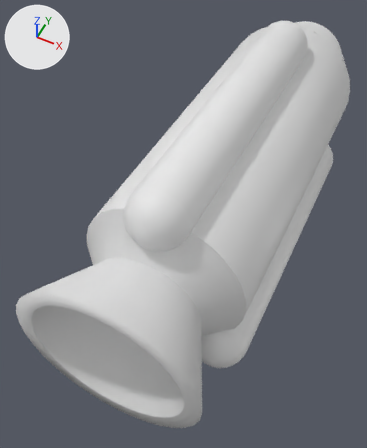
What one commit did to the Blender file 01-Models/pk-Rakete.blend.
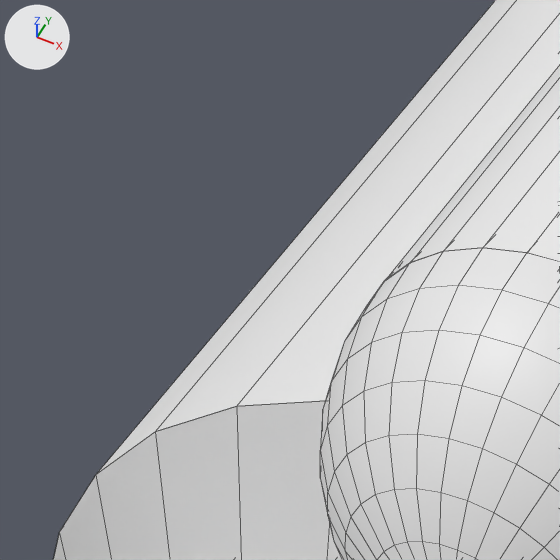
The first picture shows the older version from a 50 mm camera at (1.71, -4.68, 6.69) aimed at (-0.33, -0.61, 1.6). The close-ups show both versions on the part from 22% to 43% of the width and 34% to 51% of the height of that picture. The lights are fixed; the arrows at upper left show +X, +Y and +Z. The close-ups show mesh edges as thin lines. Materials are left out; every surface is plain grey.
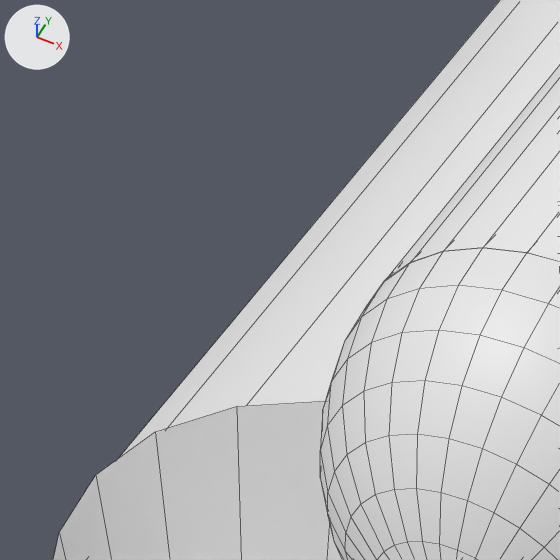
Edits to the bpy script that builds the scene:
```text
Change ob_cylinder:
    ob_cylinder.rotation_euler: (-1.576, 0.0, 0.0) -> (-1.576, 0.785, 0.0)  # degrees (-90, 0, 0) -> degrees (-90, 45, 0)
```

Pixel boxes [x1, y1, x2, y2] of what changed, in the close-ups (560 x 560 px):
'Cylinder', turned
    before: [97, 0, 560, 474]
    after: [119, 0, 560, 458]
